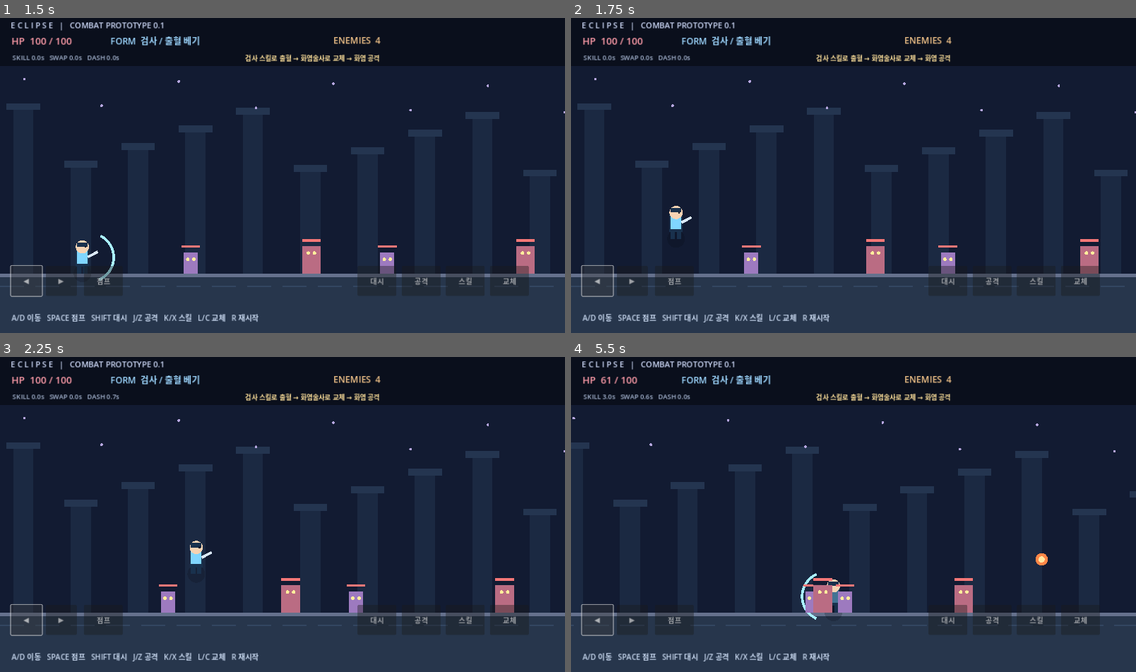
Above: before the commit, frames 1-4 (two rows, left to right).
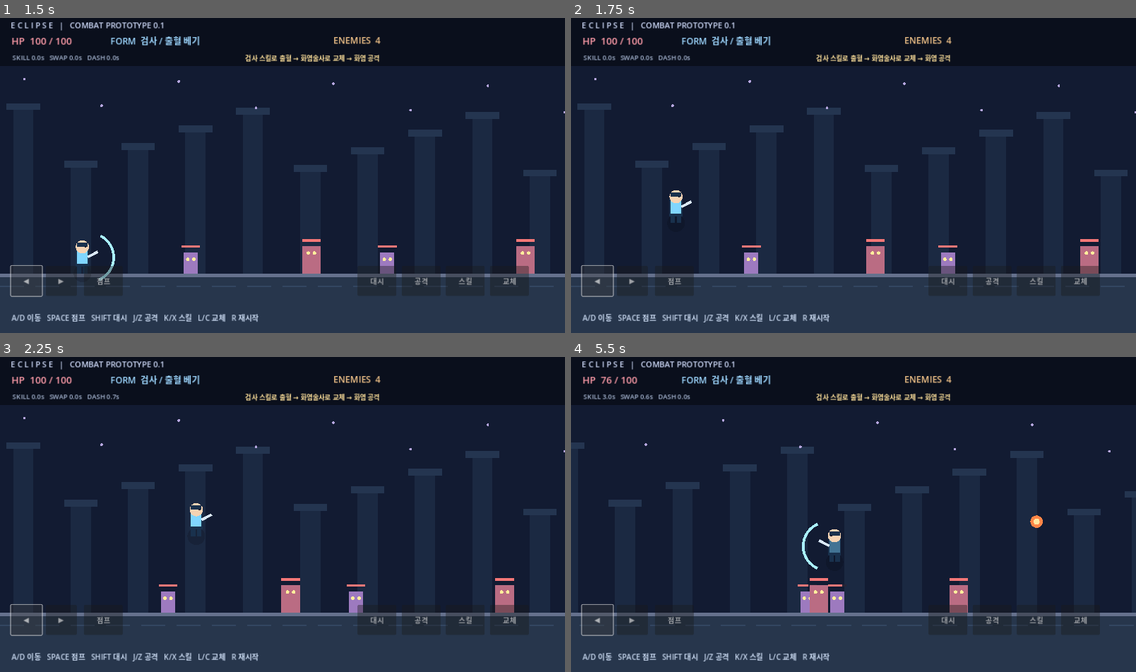
Above: after the commit, the same moments.

Repository: ogw07222-tech/eclipse
Game: Godot game, scene res://scenes/main.tscn
The game is run twice, just before and just after one commit, with the same random seed, the same clock (stepped at 60 frames per second) and the same inputs.
Inputs:
- Up to frame 1 (1.5 s): click "◀" at 0.5 s; hold D (right) from 1.28 s (still down); tap J (attack) at 1.35 s
- Up to frame 2 (1.75 s): keep holding D (right); tap Space (jump) at 1.52 s
- Up to frame 3 (2.25 s): keep holding D (right); tap Shift (dash) at 2.1 s
- Up to frame 4 (5.5 s): tap Space (jump) at 2.27, 3.77, 4.52, 5.27 s; release D (right) at 2.78 s; hold A (left) 2.78-3.53 s; tap L (swap) at 2.85 s; hold D (right) 3.53-5.03 s; tap Z at 3.6 s; tap X at 4.35 s; hold A (left) from 5.03 s (still down); tap C at 5.1 s

Frame 1 is identical in both runs. In frame 2, 0.4% of the frame differs, in the area x 17-22%, y 54-71%; in frame 3, 0.3%; in frame 4, 1.6%, in the area x 0-99%, y 6-84%.

Commit message:
tune: nimble three-body-height jump arc

Diff:
--- a/scripts/player.gd
+++ b/scripts/player.gd
@@ -7,8 +7,8 @@
 signal defeated
 
 const MOVE_SPEED := 280.0
-const JUMP_SPEED := -475.0
-const GRAVITY := 1150.0
+const JUMP_SPEED := -650.0 # approx 169 px apex (3x 56 px collider) at 1250 gravity
+const GRAVITY := 1250.0
 const DASH_SPEED := 780.0
 const DASH_DURATION := 0.15
 const COYOTE_TIME := 0.11
